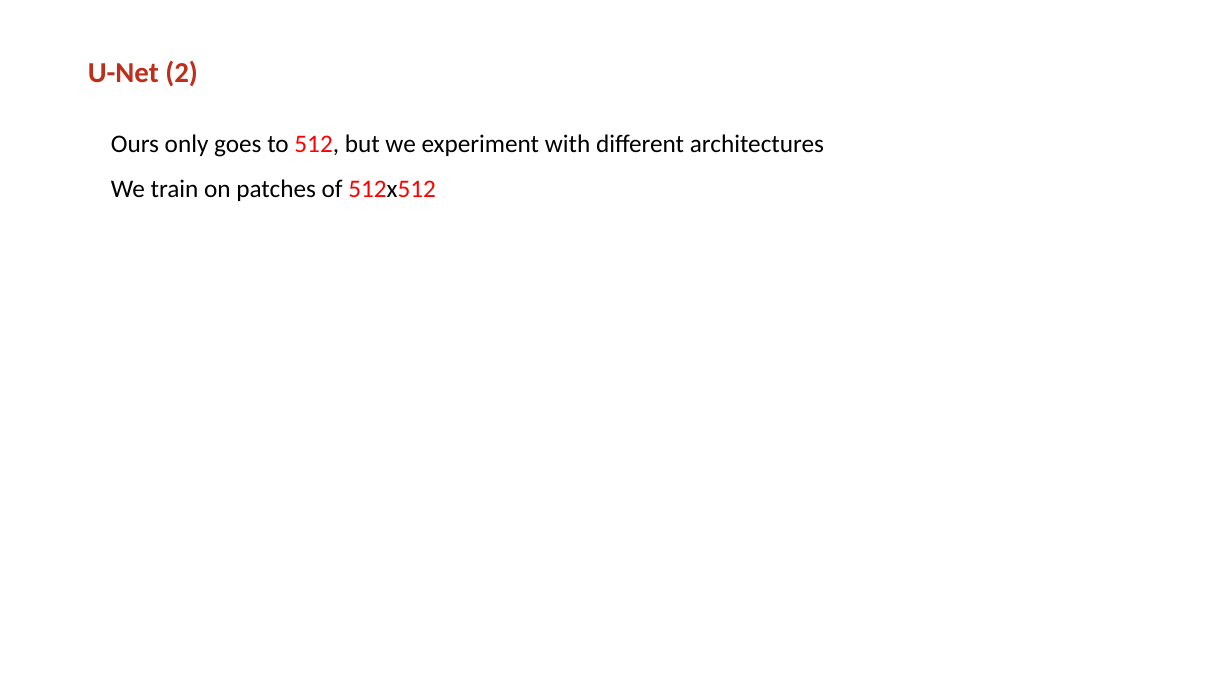
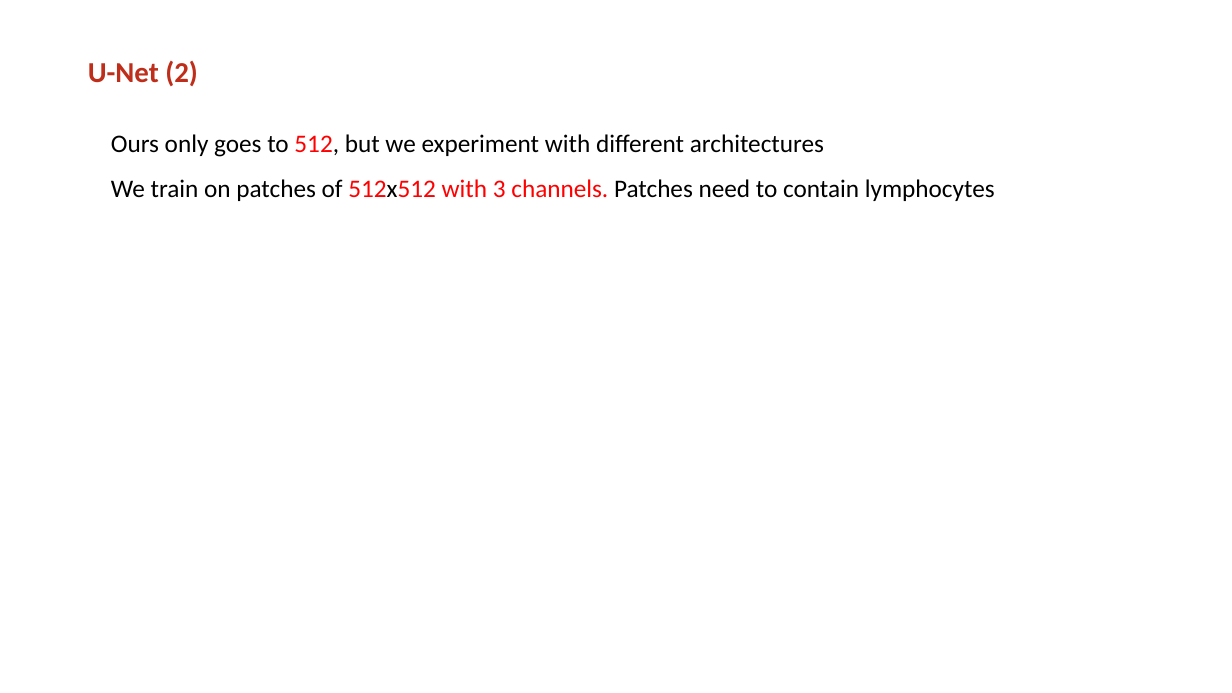
Before and after one commit to jeffluppes/ISMI2018, a slide deck: slide 10 of Project/Presentation/Mid_term_presentation.pptx. Drawn at 1232x693 pixels with LibreOffice and Linux fonts; fonts in the diff are those of the drawing; background and template pictures are left out. Boxes give left, top, right and bottom in pixels: in the first picture for what was removed or moved away, otherwise in the second. Text is boxed around its words. In the diff, an @@ line names an element or a change of style, - is before the commit and + after.

```diff
--- a/Project/Presentation/Mid_term_presentation.pptx
+++ b/Project/Presentation/Mid_term_presentation.pptx
@@ text at bbox=[111, 179, 995, 201]: text changed @@
-  We train on patches of 512x512
+  We train on patches of 512x512 with 3 channels. Patches need to contain lymphocytes
```
Also in this commit, not shown: 8 other slides changed.
